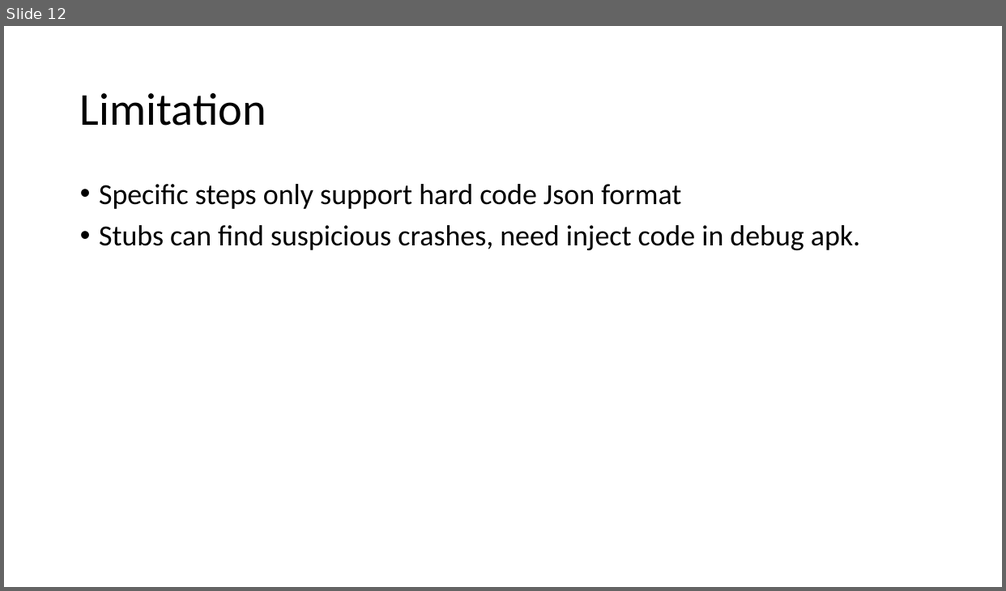
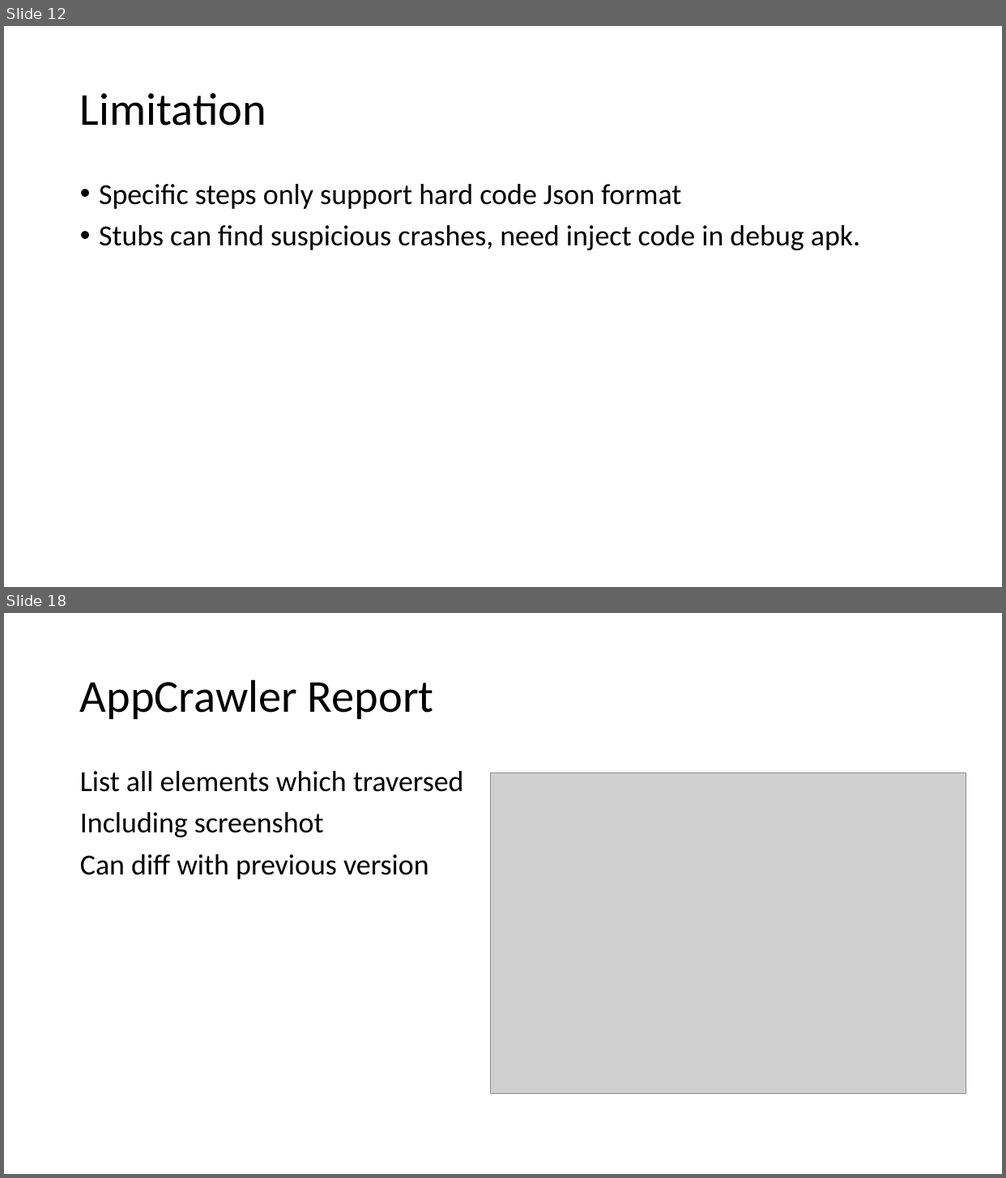
Before and after one commit to RexSong/TrainingVideo, a slide deck: monkey/aos/MonkeyTesting.pptx. Shown one above the other, each under a label of ours: slide 12 before the commit, slides 12 and 18 after it; the slides between them are not shown. The pictures are 1006x591 and 1006x1178 pixels, drawn with LibreOffice and Linux fonts; fonts in the diff are those of the drawing; grey boxes stand for pictures. Boxes give left, top, right and bottom in pixels: in the first picture for what was removed or moved away, otherwise in the second. Text is boxed around its words. In the diff, an @@ line names an element or a change of style, - is before the commit and + after.

```diff
--- a/monkey/aos/MonkeyTesting.pptx
+++ b/monkey/aos/MonkeyTesting.pptx
@@ slide 18 added at box(4, 613, 1002, 1174), background #FFFFFF @@
@@ title added at box(80, 679, 434, 719), 44 pt, text #000000 @@
+AppCrawler Report
@@ text added at box(80, 771, 464, 879), 28 pt, text #000000 @@
+List all elements which traversed
+Including screenshot
+Can diff with previous version
@@ picture added at box(491, 773, 966, 1094) @@
```
Also in this commit, not shown: 6 other slides added, 2 other files.
